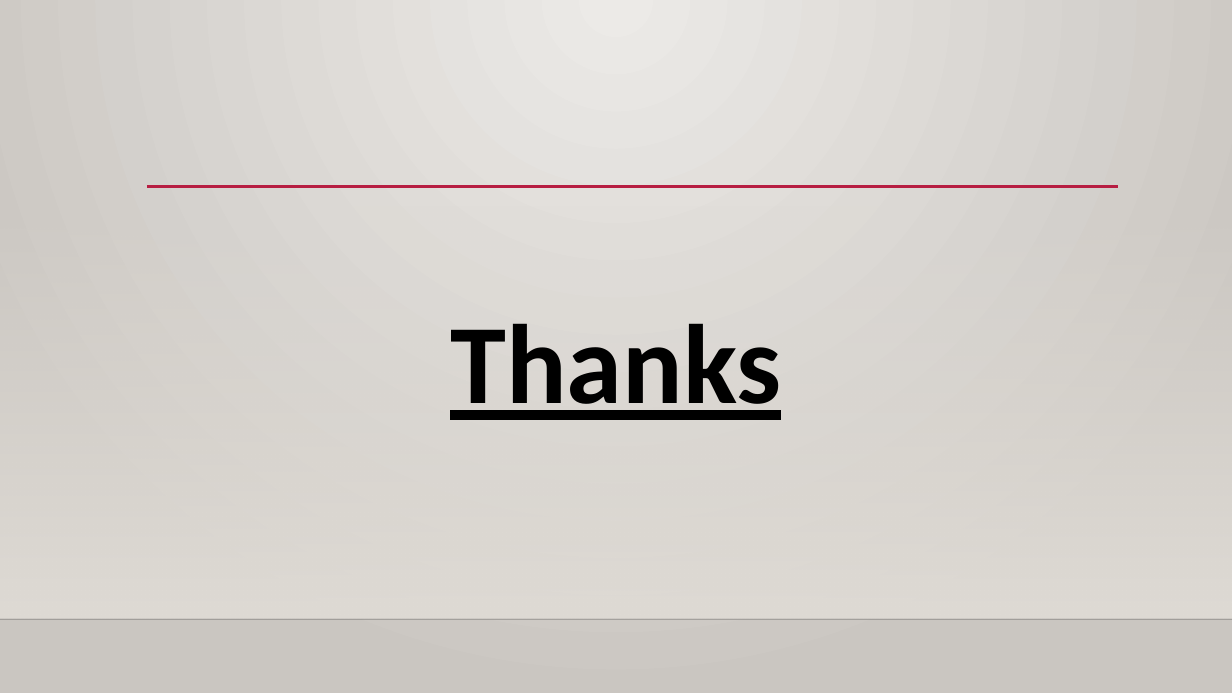
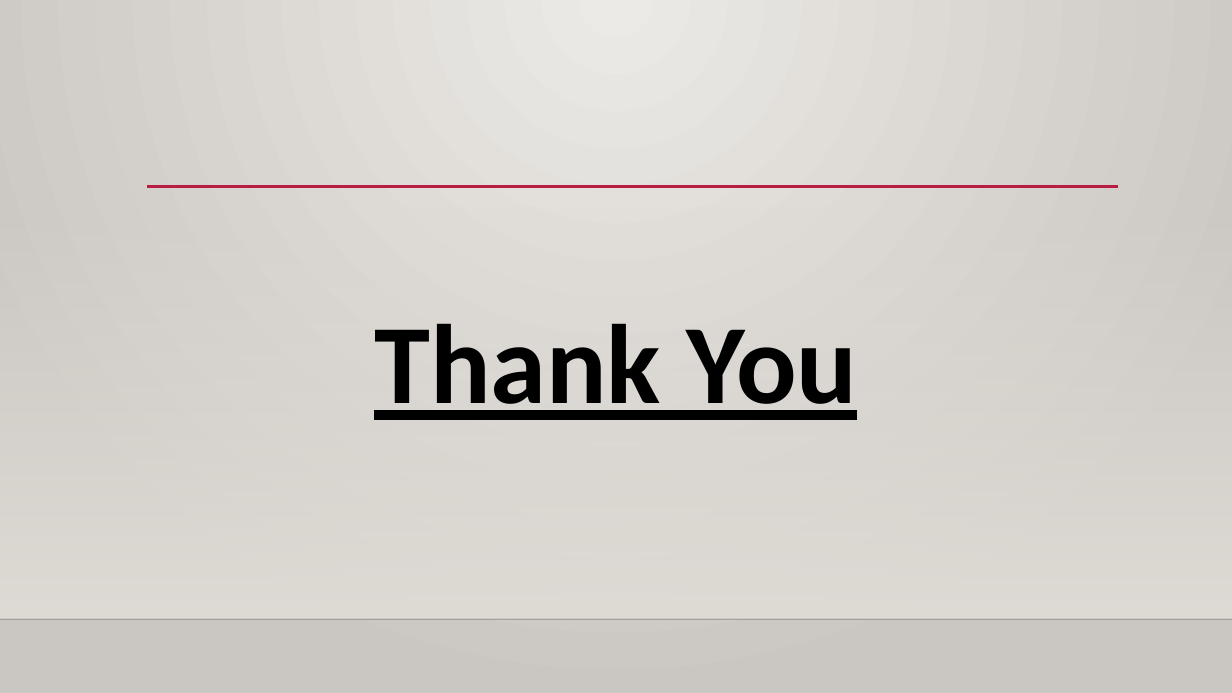
Before and after one commit to Ak55915/Evento-App, a slide deck: slide 8 of Evento PPT.pptx. Drawn at 1232x693 pixels with LibreOffice and Linux fonts; fonts in the diff are those of the drawing; background and template pictures are left out. Boxes give left, top, right and bottom in pixels: in the first picture for what was removed or moved away, otherwise in the second. Text is boxed around its words. In the diff, an @@ line names an element or a change of style, - is before the commit and + after.

Commit message:
Updated PPT

```diff
--- a/Evento PPT.pptx
+++ b/Evento PPT.pptx
@@ text at <box>374,323,858,420</box>: text changed @@
-Thanks
+Thank You
```
